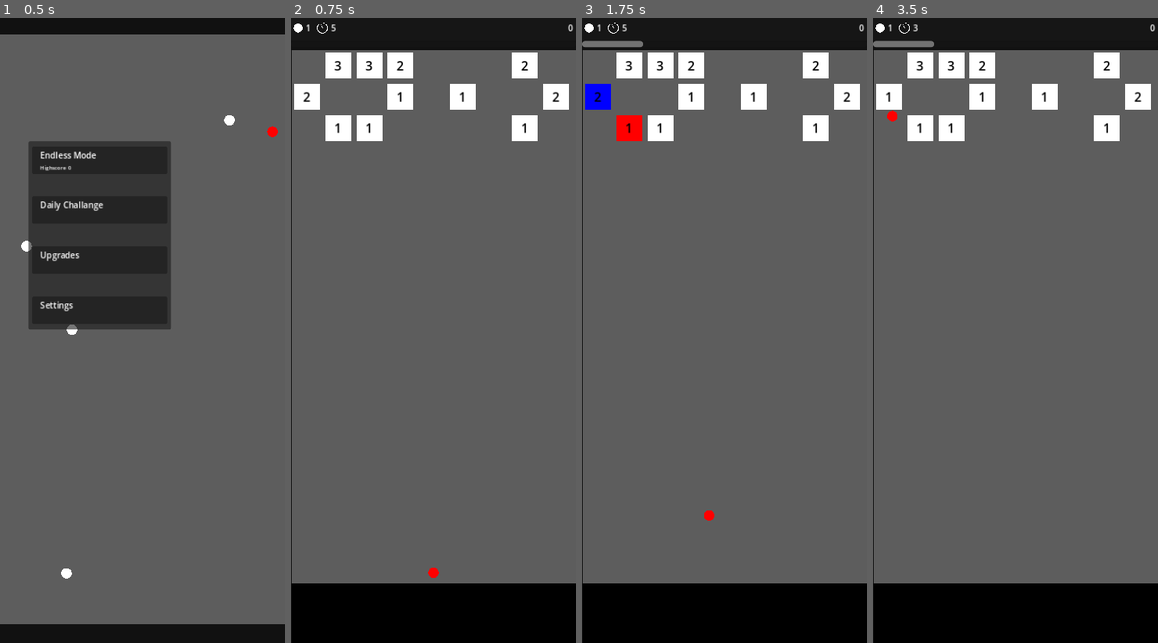
Above: before the commit, frames 1-4 (left to right).
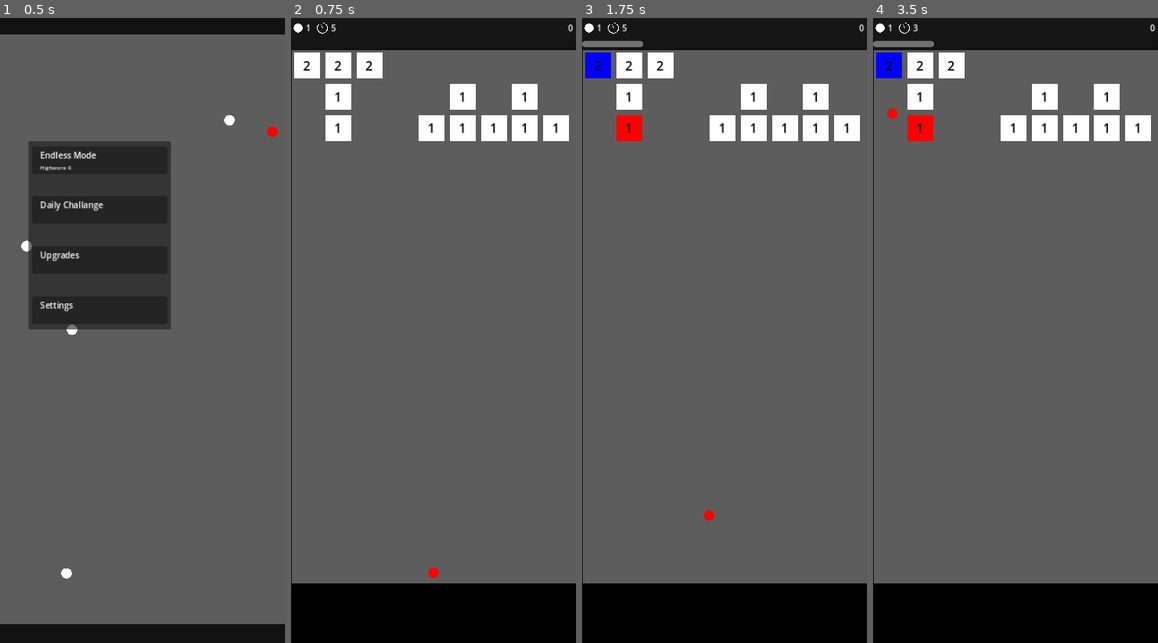
Above: after the commit, the same moments.

Repository: KKleinbeck/Ball-Defender
Game: Godot game, scene res://scenes/main_menu.tscn
The game is run twice, just before and just after one commit, with the same random seed, the same clock (stepped at 60 frames per second) and the same inputs.
Inputs (mouse positions are in pixels of both pictures, inside the frame that each line leads up to):
- Up to frame 1 (0.5 s): no input
- Up to frame 2 (0.75 s): move the mouse to (390, 161) at 0.52 s; click (390, 161) at 0.67 s
- Up to frame 3 (1.75 s): tap Enter at 1.25 s; move the mouse to (667, 361) at 1.27 s; click (667, 361) at 1.42 s
- Up to frame 4 (3.5 s): move the mouse to (1044, 193) at 2.02 s; click (1044, 193) at 2.17 s; move the mouse to (1001, 455) at 2.77 s; click (1001, 455) at 2.92 s

Frame 1 is identical in both runs. In frame 2, 4.9% of the frame differs, in the area x 1-98%, y 5-20%; in frame 3, 4.9%; in frame 4, 5.3%.

Commit message:
Implemented basic game over screen

Diff:
--- a/collision_list.gd
+++ b/collision_list.gd
@@ -20,10 +20,6 @@
 
 
 func reset() -> void:
-	entries = []
-
-
-func purge() -> void:
 	entries = []
 
 
--- a/player_state.gd
+++ b/player_state.gd
@@ -16,6 +16,8 @@
 		"ballProgressCost": 0,
 		"ballProgressPerLevelCost": 0,
 		"ballProgressFlankAngle": 0,
+
+		"clearRowsOnRestart": 0,
 
 		"pDeathTime": 0,
 		"pCurrency": 0,
@@ -45,7 +47,7 @@
 		"max": 9,
 		"start": 1,
 		"levelBonus": 1,
-		"cost": [10, 50, 50]
+		"cost": [10, 40, 50]
 	},
 	"ballProgressCost": {
 		"max": 50,
@@ -64,6 +66,13 @@
 		"start": 0.,
 		"levelBonus": 1.,
 		"cost": [2, 5, 10]
+	},
+
+	"clearRowsOnRestart": {
+		"max": 5,
+		"start": 3,
+		"levelBonus": 1,
+		"cost": [10, 40, 50]
 	},
 
 	"pDeathTime": {
--- a/project.godot
+++ b/project.godot
@@ -36,3 +36,4 @@
 [rendering]
 
 renderer/rendering_method="mobile"
+textures/vram_compression/import_etc2_astc=true
--- a/scenes/PlayingField/entity_field.gd
+++ b/scenes/PlayingField/entity_field.gd
@@ -27,8 +27,17 @@
 
 func reset() -> void:
 	nRows = 0
-	for box in get_children():
-		box.queue_free()
+	for entity in get_children():
+		entity.queue_free()
+
+
+func cleanRowsOnContinue() -> void:
+	var nRowsCleared = Player.upgrades["clearRowsOnRestart"]
+	for entity in get_children():
+		if entity is Polygon2D and entity.polygon[3].y + nRowsCleared * gridConstant > size.y:
+			entity.queue_free()
+		elif entity.position.y + 1.5 * gridConstant > size.y: # Only last row of upgrades
+			entity.queue_free()
 
 
 func newBoxAtColumnRow(x: int, y: int) -> Polygon2D:
@@ -83,16 +92,16 @@
 func chanceCurrency(type: String) -> float:
 	var p0 = Player.upgrades["p" + type]
 	var pinf = Player.upgrades["p" + type + "Eventually"]
-	print(pinf + (p0 - pinf) / (1. + (nRows - 1.) / 50.))
 	return pinf + (p0 - pinf) / (1. + (nRows - 1.) / 50.)
 
 
 func walk() -> void:
-	for box in get_children():
-		if box is Polygon2D and box.polygon[3].y + gridConstant > size.y:
+	for entity in get_children():
+		if (entity is Polygon2D and entity.polygon[3].y + 1.5 * gridConstant > size.y) or \
+		   entity.position.y + gridConstant > size.y:
 			gameover.emit()
 			return
-		box.walk()
+		entity.walk()
 	newRow()
 
 
@@ -103,16 +112,16 @@
 	var cornerCollDist = sqrt(1/2.) * boxWidth + radius
 	var wallCollDist = 0.5 * (boxWidth + ball.diameter)
 
-	for box in get_children():
-		if box.is_queued_for_deletion(): continue
-
-		if box is TextureRect:
-			var center = box.position + 0.5 * boxWidth * Vector2(1., 1.)
+	for entity in get_children():
+		if entity.is_queued_for_deletion(): continue
+
+		if entity is TextureRect:
+			var center = entity.position + 0.5 * boxWidth * Vector2(1., 1.)
 			var deltaPos = center - ball.position
 
 			var signedLongDist = deltaPos.dot(trajDir)
 			var signedOrthoDist = deltaPos.cross(trajDir)
-			var distAtCollision = box.radius + radius
+			var distAtCollision = entity.radius + radius
 			if signedLongDist < 0 or abs(signedOrthoDist) > distAtCollision:
 				continue
 
@@ -120,30 +129,30 @@
 			var tCollision = travelDist / ball.velocity.length()
 			if tCollision < 0: continue
 			GlobalDefinitions.updateCollisionEvent(
-				collisionEvent, tCollision, "Entity", box.name + "-" + "upgrade",
+				collisionEvent, tCollision, "Entity", entity.name + "-" + "upgrade",
 				center - 0.99 * distAtCollision * trajDir.rotated(asin(-signedOrthoDist / distAtCollision))
 			)
 
-		if box is Polygon2D:
-			var deltaPos = box.polygon[0] - ball.position + 0.5 * boxWidth * Vector2(1., 1.)
+		if entity is Polygon2D:
+			var deltaPos = entity.polygon[0] - ball.position + 0.5 * boxWidth * Vector2(1., 1.)
 
 			# check if ball traveling towards box and box within potential collision range
 			if deltaPos.dot(trajDir) < 0 or abs(deltaPos.cross(trajDir)) > cornerCollDist:
-				if ball.debugMode: box.color = Color(1, 1, 1)
+				if ball.debugMode: entity.color = Color(1, 1, 1)
 				continue
 			else:
-				if ball.debugMode: box.color = Color(1, 0, 0)
+				if ball.debugMode: entity.color = Color(1, 0, 0)
 
 				# side wall collision
 				var horDist = deltaPos.x - sign(trajDir.x) * wallCollDist
 				if sign(trajDir.x) * horDist > 0:
 					var tCollision = horDist / ball.velocity.x
 					if abs(deltaPos.y - ball.velocity.y * tCollision) < 0.5 * boxWidth:
-						if ball.debugMode: box.color = Color(0, 0, 1.)
+						if ball.debugMode: entity.color = Color(0, 0, 1.)
 						GlobalDefinitions.updateCollisionEvent(
-							collisionEvent, tCollision, "Entity", box.name + "-" + "horizontal",
+							collisionEvent, tCollision, "Entity", entity.name + "-" + "horizontal",
 							Vector2(
-								box.polygon[1 - sign(trajDir.x)].x - radius * sign(trajDir.x),
+								entity.polygon[1 - sign(trajDir.x)].x - radius * sign(trajDir.x),
 								ball.position.y + ball.velocity.y * tCollision
 							)
 						)
@@ -152,34 +161,34 @@
 				if sign(trajDir.y) * vertDist > 0:
 					var tCollision = vertDist / ball.velocity.y
 					if abs(deltaPos.x - ball.velocity.x * tCollision) < 0.5 * boxWidth:
-						if ball.debugMode: box.color = Color(0, 0, 1.)
+						if ball.debugMode: entity.color = Color(0, 0, 1.)
 						GlobalDefinitions.updateCollisionEvent(
-							collisionEvent, tCollision, "Entity", box.name + "-" + "vertical",
+							collisionEvent, tCollision, "Entity", entity.name + "-" + "vertical",
 							Vector2(
 								ball.position.x + ball.velocity.x * tCollision,
-								box.polygon[1 - sign(trajDir.y)].y - radius * sign(trajDir.y)
+								entity.polygon[1 - sign(trajDir.y)].y - radius * sign(trajDir.y)
 							)
 						)
 
 				# Corner collision
 				for i in 4:
-					var cornerToBall = box.polygon[i] - ball.position
+					var cornerToBall = entity.polygon[i] - ball.position
 					var signedOrthoDist = cornerToBall.cross(trajDir)
 					if abs(signedOrthoDist) > radius: continue
 					var travelDist = cornerToBall.dot(trajDir) - sqrt(radius * radius - signedOrthoDist * signedOrthoDist)
 					var tCollision = travelDist / ball.velocity.length()
 					if tCollision < 0: continue
-					if ball.debugMode: box.color = Color(0, 0, 1.)
+					if ball.debugMode: entity.color = Color(0, 0, 1.)
 					GlobalDefinitions.updateCollisionEvent(
-						collisionEvent, tCollision, "Entity", box.name + "-" + "corner" + str(i),
-						box.polygon[i] - 0.99 * radius * trajDir.rotated(asin(-signedOrthoDist / radius))
+						collisionEvent, tCollision, "Entity", entity.name + "-" + "corner" + str(i),
+						entity.polygon[i] - 0.999 * radius * trajDir.rotated(asin(-signedOrthoDist / radius))
 					)
 
 
 func resolveOnBoxCollision(collisionEvent: Dictionary) -> void:
 	var ball = collisionEvent["ball"]
 	var boxName = collisionEvent["partner details"].split("-")[0]
-	var box = get_children().filter(func(x): return x.name == boxName)[0]
+	var entity = get_children().filter(func(x): return x.name == boxName)[0]
 
 	# Collision Physics
 	if collisionEvent["partner details"].contains("horizontal"):
@@ -187,16 +196,16 @@
 	elif collisionEvent["partner details"].contains("vertical"):
 		ball.velocity.y *= -1
 	elif collisionEvent["partner details"].contains("corner"):
-		var corner = box.polygon[int(collisionEvent["partner details"][-1])]
+		var corner = entity.polygon[int(collisionEvent["partner details"][-1])]
 		ball.velocity = ball.velocity.bounce((corner - ball.position).normalized())
 	elif collisionEvent["partner details"].contains("upgrade"):
-		box.queue_free()
-		collectUpgrade.emit(collisionEvent["partner details"], box.type)
+		entity.queue_free()
+		collectUpgrade.emit(collisionEvent["partner details"], entity.type)
 		return
 	# TODO: After all stability improvements, we should still implement a check here, to see whether the ball entered a box at this step
 
 	# Box destruction
-	box.applyDamage()
-	if box.health <= 0:
-		box.queue_free()
-		boxDestruction.emit(collisionEvent["partner details"], box.initialHealth)
+	entity.applyDamage()
+	if entity.health <= 0:
+		entity.queue_free()
+		boxDestruction.emit(collisionEvent["partner details"], entity.initialHealth)
--- a/scenes/endless_mode.gd
+++ b/scenes/endless_mode.gd
@@ -2,15 +2,13 @@
 
 
 #signal gameover(score)
-
-#@export var ballDiameterRatio: float = 0.02
-#@export var ballSpeedRatio: float = 0.6
 
 const nBoxRows: int = 18
 const boxesPerRow: int = 10
 const boxMargin: int = 5
 
 var boxFieldReady: bool = false
+var continuedOnce: bool = false
 var ballSpeed
 var nBalls: int
 var nBallsSpawned: int = 0
@@ -28,32 +26,40 @@
 # ========= Godot Overrides ==============
 # ========================================
 func _ready() -> void:
+
+	%PlayingField.ballDespawned.connect(_on_ball_despawned)
+	%PlayingField.requestCalculateOnBoxCollision.connect(%EntityField.calculateOnBoxCollision)
+	%PlayingField.requestResolveOnBoxCollision.connect(%EntityField.resolveOnBoxCollision)
+	%PlayingField.canvasClicked.connect(_on_click_on_playingfield)
+
+	%EntityField.readyAndRendered.connect(_on_box_field_ready)
+	%EntityField.boxDestruction.connect(_on_box_destruction)
+	%EntityField.collectUpgrade.connect(_on_collect_upgrade)
+	%EntityField.gameover.connect(_on_gameover)
+
+	$GameOverDialog.continueGame.connect(_on_gameover_continue_game)
+	$GameOverDialog.restartGame.connect(_on_gameover_restart_game)
+	$GameOverDialog.endGame.connect(_on_gameover_end_game)
+	setup()
+
+
+func _process(_delta: float) -> void:
+	pass
+
+
+# ========================================
+# ========= Custom Methods ===============
+# ========================================
+func setup() -> void:
 	nBalls = Player.upgrades["nBalls"]
 	deathTime = Player.upgrades["deathTime"]
-
-	%PlayingField.ballDespawned.connect(_on_ball_despawned)
-	%PlayingField.requestCalculateOnBoxCollision.connect(%BoxField.calculateOnBoxCollision)
-	%PlayingField.requestResolveOnBoxCollision.connect(%BoxField.resolveOnBoxCollision)
-	%PlayingField.canvasClicked.connect(_on_click_on_playingfield)
-
-	%BoxField.readyAndRendered.connect(_box_field_ready)
-	%BoxField.boxDestruction.connect(_on_box_destruction)
-	%BoxField.collectUpgrade.connect(_on_collect_upgrade)
-	%BoxField.gameover.connect(_on_gameover)
-
 	$ScoreBar.setBallNumber(nBalls)
+	$ProgressBar.max_value = 0
 	$ProgressBar.max_value = Player.upgrades["ballProgressCost"] + \
 		(nBalls - 1) * Player.upgrades["ballProgressPerLevelCost"]
 	roundReset()
 
 
-func _process(_delta: float) -> void:
-	pass
-
-
-# ========================================
-# ========= Custom Methods ===============
-# ========================================
 func roundReset() -> void:
 	nBallsDespawned = 0
 	deathTimeRemaining = deathTime
@@ -62,11 +68,11 @@
 	$BallSpawnTimer.stop()
 	$DeathTimer.stop()
 
-	if boxFieldReady: %BoxField.walk()
+	if boxFieldReady: %EntityField.walk()
 
 	# Free all spawned balls and resets collision list
 	%PlayingField.reset()
-	CollisionList.purge()
+	CollisionList.reset()
 
 	# Instantiate first ball at origin
 	%PlayingField.spawnBall(%StartPosition.position, Vector2.ZERO, false)
@@ -119,10 +125,10 @@
 		roundReset()
 
 
-func _box_field_ready() -> void:
+func _on_box_field_ready() -> void:
 	boxFieldReady = true
 	for i in 3:
-		%BoxField.walk()
+		%EntityField.walk()
 
 
 func _on_box_destruction(details: String, scorePoints: int) -> void:
@@ -151,7 +157,34 @@
 
 func _on_gameover() -> void:
 	GlobalDefinitions.state = GlobalDefinitions.State.GAMEOVER
+	set_process(false)
+	$GameOverDialog.show()
+	if continuedOnce:
+		$GameOverDialog.hideContinue()
+
+
+func _on_gameover_continue_game() -> void:
+	%EntityField.cleanRowsOnContinue()
+	$GameOverDialog.hide()
+	await get_tree().create_timer(0.1).timeout
 	stopRunning()
+	continuedOnce = true
+
+
+func _on_gameover_restart_game() -> void:
+	%EntityField.reset()
+	%PlayingField.reset()
+	CollisionList.reset()
+	$GameOverDialog.hide()
+	await get_tree().create_timer(0.1).timeout
+	boxFieldReady = false
+	setup()
+	_on_box_field_ready()
+
+
+func _on_gameover_end_game() -> void:
+	CollisionList.reset()
+	get_tree().change_scene_to_file("res://scenes/main_menu.tscn")
 
 
 func _on_ball_spawn_timer_timeout() -> void:
--- a/scenes/endless_mode.tscn
+++ b/scenes/endless_mode.tscn
@@ -1,9 +1,10 @@
-[gd_scene load_steps=5 format=3 uid="uid://38hpxc86n28g"]
+[gd_scene load_steps=6 format=3 uid="uid://38hpxc86n28g"]
 
 [ext_resource type="Script" path="res://scenes/endless_mode.gd" id="1_5codb"]
 [ext_resource type="PackedScene" uid="uid://27sxmgkg6fdi" path="res://scenes/PlayingField/score_bar.tscn" id="2_dgjtq"]
 [ext_resource type="PackedScene" uid="uid://cweg7yil1pury" path="res://scenes/playing_field.tscn" id="3_wjj17"]
 [ext_resource type="PackedScene" uid="uid://bnjc37jk5h6xx" path="res://scenes/PlayingField/entity_field.tscn" id="4_mwu1d"]
+[ext_resource type="PackedScene" uid="uid://cq8g4rbaay25f" path="res://scenes/game_over_dialog.tscn" id="5_4n0y1"]
 
 [node name="EndlessMode" type="Node"]
 script = ExtResource("1_5codb")
@@ -47,7 +48,7 @@
 unique_name_in_owner = true
 position = Vector2(269, 990)
 
-[node name="BoxField" parent="AspectRatioContainer/Container" instance=ExtResource("4_mwu1d")]
+[node name="EntityField" parent="AspectRatioContainer/Container" instance=ExtResource("4_mwu1d")]
 unique_name_in_owner = true
 layout_mode = 1
 anchors_preset = -1
@@ -68,5 +69,8 @@
 
 [node name="DeathTimer" type="Timer" parent="."]
 
+[node name="GameOverDialog" parent="." instance=ExtResource("5_4n0y1")]
+visible = false
+
 [connection signal="timeout" from="BallSpawnTimer" to="." method="_on_ball_spawn_timer_timeout"]
 [connection signal="timeout" from="DeathTimer" to="." method="_on_death_timer_timeout"]
--- /dev/null
+++ b/scenes/game_over_dialog.gd
@@ -0,0 +1,22 @@
+extends CanvasLayer
+
+
+signal continueGame
+signal restartGame
+signal endGame
+
+
+func hideContinue():
+	%MarginContinue.hide()
+
+
+func _on_continue_pressed() -> void:
+	continueGame.emit()
+
+
+func _on_restart_pressed() -> void:
+	restartGame.emit()
+
+
+func _on_end_pressed() -> void:
+	endGame.emit()
--- /dev/null
+++ b/scenes/game_over_dialog.tscn
@@ -0,0 +1,69 @@
+[gd_scene load_steps=2 format=3 uid="uid://cq8g4rbaay25f"]
+
+[ext_resource type="Script" path="res://scenes/game_over_dialog.gd" id="1_hx0ak"]
+
+[node name="GameOverDialog" type="CanvasLayer"]
+script = ExtResource("1_hx0ak")
+
+[node name="ColorRect" type="ColorRect" parent="."]
+anchors_preset = 8
+anchor_left = 0.5
+anchor_top = 0.5
+anchor_right = 0.5
+anchor_bottom = 0.5
+offset_left = -200.0
+offset_top = -150.0
+offset_right = 200.0
+offset_bottom = 100.0
+grow_horizontal = 2
+grow_vertical = 2
+color = Color(0.231078, 0.0330194, 0.322924, 1)
+
+[node name="Title" type="Label" parent="ColorRect"]
+layout_mode = 1
+anchors_preset = -1
+anchor_left = 0.5
+anchor_top = 0.1
+anchor_right = 0.5
+anchor_bottom = 0.1
+offset_left = -40.0
+offset_right = 40.0
+offset_bottom = 23.0
+text = "Game Over"
+vertical_alignment = 1
+
+[node name="VBoxContainer" type="VBoxContainer" parent="ColorRect"]
+layout_mode = 1
+anchors_preset = -1
+anchor_left = 0.25
+anchor_top = 0.3
+anchor_right = 0.75
+anchor_bottom = 1.0
+
+[node name="MarginContinue" type="MarginContainer" parent="ColorRect/VBoxContainer"]
+unique_name_in_owner = true
+layout_mode = 2
+theme_override_constants/margin_bottom = 15
+
+[node name="Continue" type="Button" parent="ColorRect/VBoxContainer/MarginContinue"]
+layout_mode = 2
+text = "Continue (Watch Ad)"
+
+[node name="MarginRestart" type="MarginContainer" parent="ColorRect/VBoxContainer"]
+layout_mode = 2
+theme_override_constants/margin_bottom = 15
+
+[node name="Restart" type="Button" parent="ColorRect/VBoxContainer/MarginRestart"]
+layout_mode = 2
+text = "Restart"
+
+[node name="MarginEnd" type="MarginContainer" parent="ColorRect/VBoxContainer"]
+layout_mode = 2
+
+[node name="End" type="Button" parent="ColorRect/VBoxContainer/MarginEnd"]
+layout_mode = 2
+text = "Main Menu"
+
+[connection signal="pressed" from="ColorRect/VBoxContainer/MarginContinue/Continue" to="." method="_on_continue_pressed"]
+[connection signal="pressed" from="ColorRect/VBoxContainer/MarginRestart/Restart" to="." method="_on_restart_pressed"]
+[connection signal="pressed" from="ColorRect/VBoxContainer/MarginEnd/End" to="." method="_on_end_pressed"]
--- a/scenes/main_menu.gd
+++ b/scenes/main_menu.gd
@@ -27,12 +27,12 @@
 
 
 func _on_endless_start() -> void:
-	CollisionList.purge()
+	CollisionList.reset()
 	get_tree().change_scene_to_file("res://scenes/endless_mode.tscn")
 
 
 func _enter_upgrade_store() -> void:
-	CollisionList.purge()
+	CollisionList.reset()
 	get_tree().change_scene_to_file("res://scenes/store.tscn")
 
 
--- a/scenes/playing_field.gd
+++ b/scenes/playing_field.gd
@@ -69,7 +69,7 @@
 	if event is InputEventMouseButton and event.pressed:
 		pressReadied = true
 
-	if event is InputEventMouseButton and event.pressed == false and pressReadied: # pressed == false =>  mouse up
+	if event is InputEventMouseButton and event.pressed == false and pressReadied: # pressed == false => mouse up
 		pressReadied = false
 		var clickLocation = get_local_mouse_position()
 
Not shown, added: export_presets.cfg
